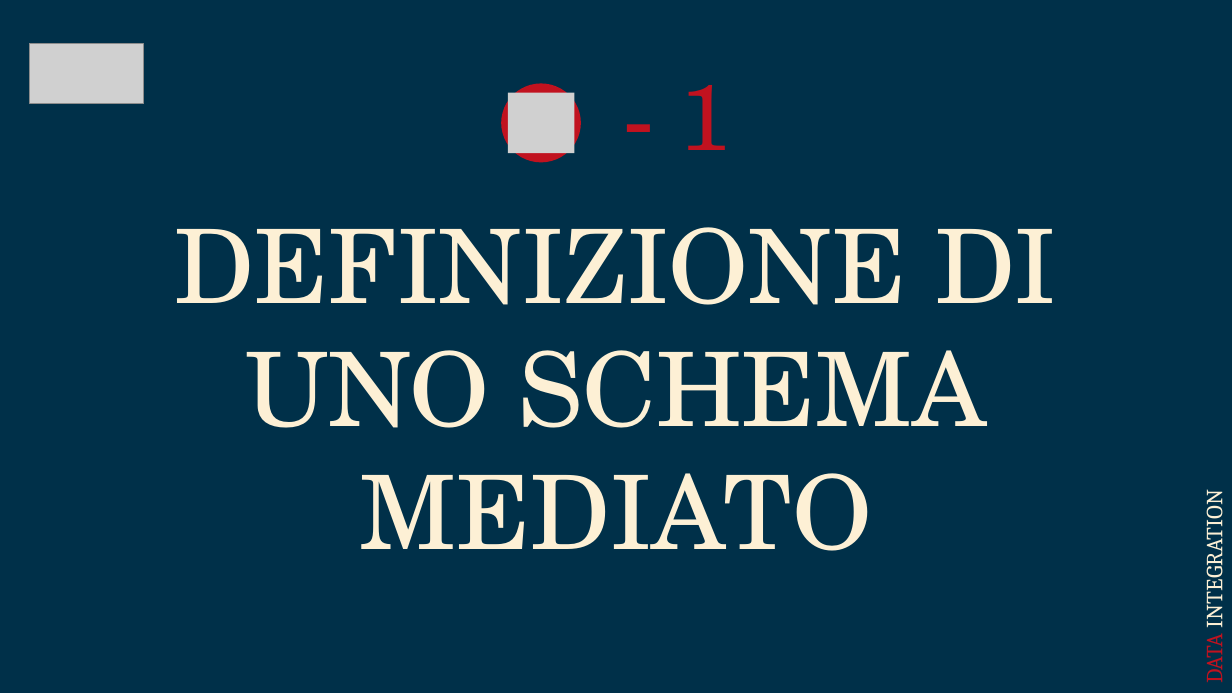
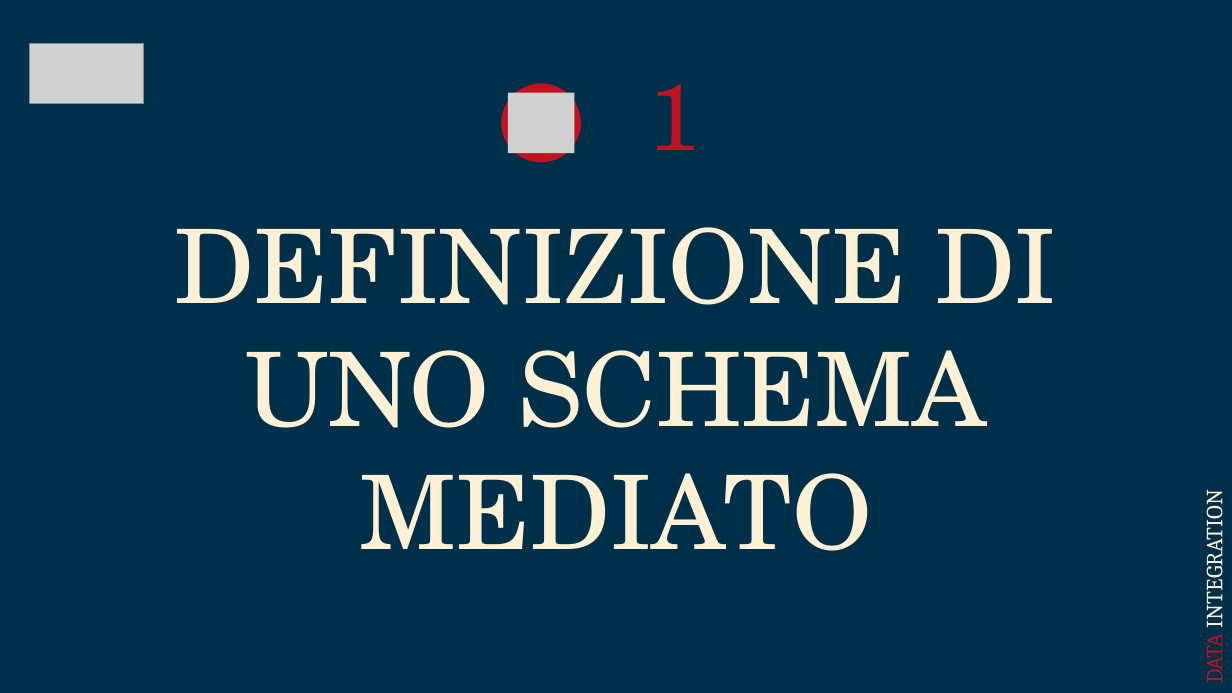
Before and after one commit to AntonioSouls/IDD_HOMEWORK5_Data-Integration, a slide deck: slide 7 of Data Integration Presentazione.pptx (slide 8 before the commit). Drawn at 1232x693 pixels with LibreOffice and Linux fonts; fonts in the diff are those of the drawing; grey boxes stand for pictures. Boxes give left, top, right and bottom in pixels: in the first picture for what was removed or moved away, otherwise in the second. Text is boxed around its words. In the diff, an @@ line names an element or a change of style, - is before the commit and + after.

```diff
--- a/Data Integration Presentazione.pptx
+++ b/Data Integration Presentazione.pptx
@@ text at (649,85,700,150): text changed @@
-- 1
+1
```
Also in this commit, not shown: 12 other slides changed, 5 slides added, 2 slides removed.
